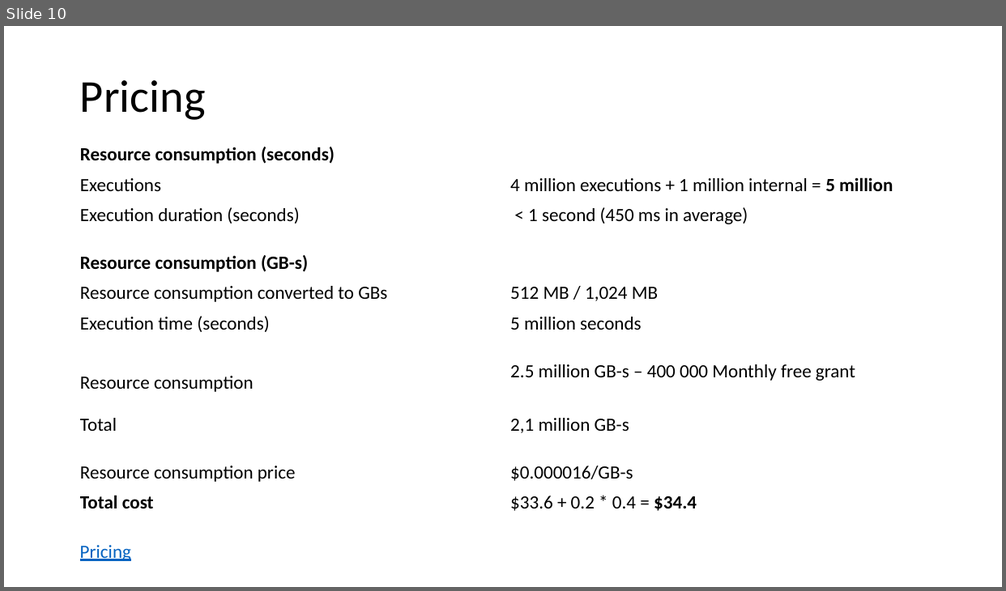
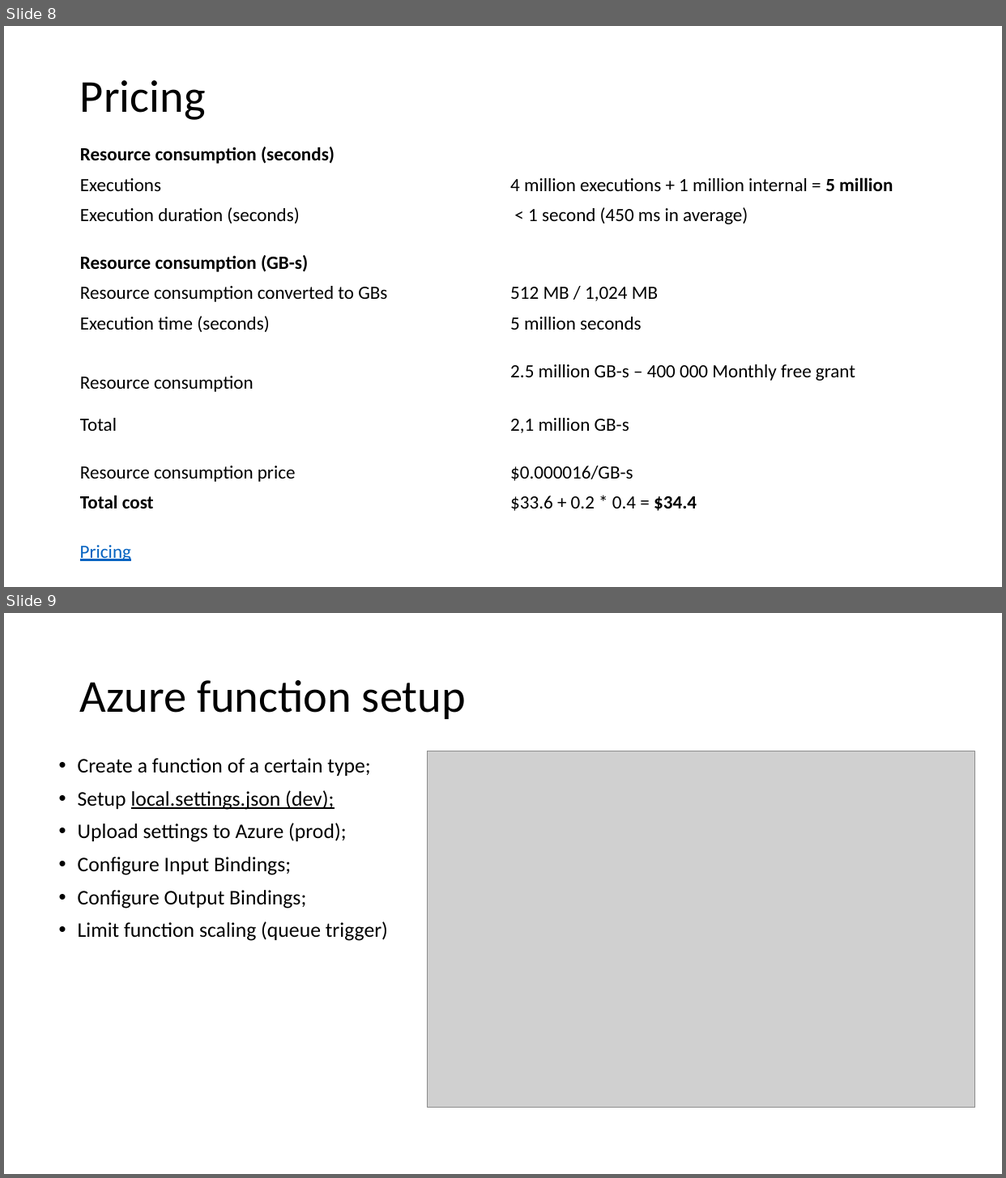
Before and after one commit to Dekorg/TrackApartmentsApp, a slide deck: Presentation/Azure Functions.pptx. Shown one above the other, each under a label of ours: slide 10 before the commit, slides 8 and 9 after it. The pictures are 1006x591 and 1006x1178 pixels, drawn with LibreOffice and Linux fonts; fonts in the diff are those of the drawing; grey boxes stand for pictures. Boxes give left, top, right and bottom in pixels: in the first picture for what was removed or moved away, otherwise in the second. Text is boxed around its words. In the diff, an @@ line names an element or a change of style, - is before the commit and + after.

Commit message:
Added function auth

```diff
--- a/Presentation/Azure Functions.pptx
+++ b/Presentation/Azure Functions.pptx
@@ slide 9 added at (4,613,1002,1174), background #FFFFFF @@
@@ title added at (80,680,466,719), 44 pt, text #000000 @@
+Azure function setup
@@ text added at (78,758,388,941), 20 pt, text #000000 @@
+• Create a function of a certain type;
+• Setup local.settings.json (dev);
+• Upload settings to Azure (prod);
+• Configure Input Bindings;
+• Configure Output Bindings;
+• Limit function scaling (queue trigger)
@@ picture added at (427,752,975,1108) @@
@@ what was slide 10 is now slide 8 @@
```
Also in this commit, not shown: 6 slides changed, 6 other slides added, 3 slides removed, 1 other file.
